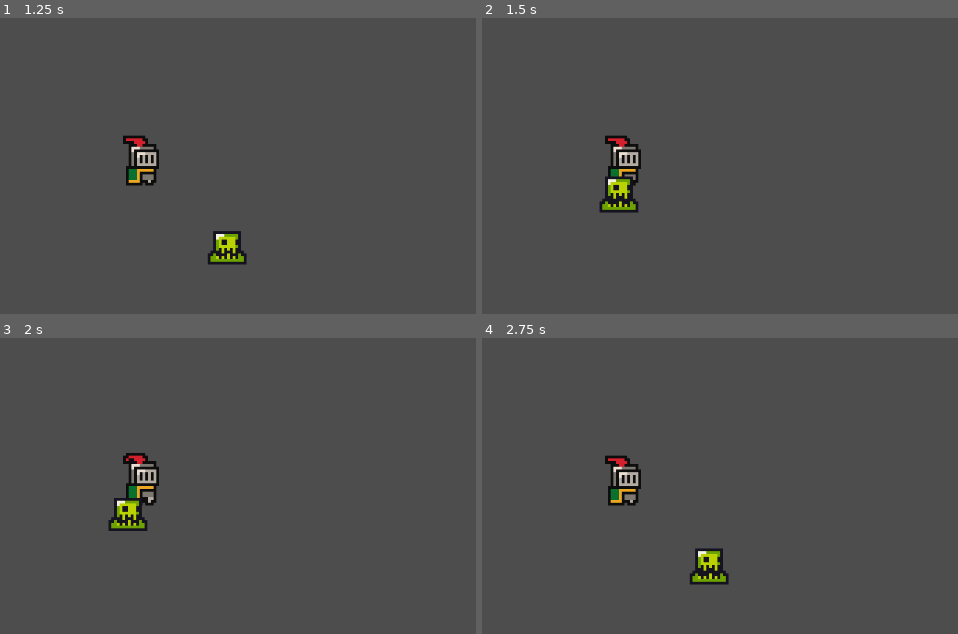
Above: before the commit, frames 1-4 (two rows, left to right).
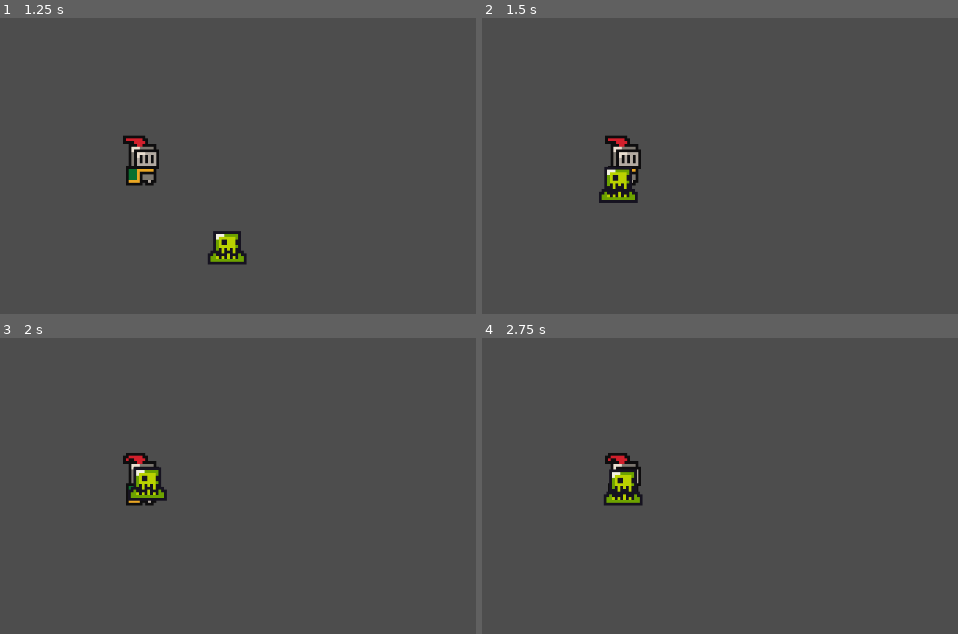
Above: after the commit, the same moments.

Repository: CarlosNegron-prog/disc-connected
Game: Godot game, scene res://scenes/game.tscn
Same seed, same stepped clock (60 frames per second), same inputs: the game is played once before the commit and once after it.
Inputs:
- Up to frame 1 (1.25 s): hold Right (ui_right) from 0.53 s (still down); hold E (Interact, bound only after the commit) from 0.53 s (still down)
- Up to frame 2 (1.5 s): release Right (ui_right) at 1.28 s; release E (Interact, bound only after the commit) at 1.28 s; hold Down (ui_down) from 1.28 s (still down); tap E (Interact, bound only after the commit) at 1.35 s
- Up to frame 3 (2 s): keep holding Down (ui_down)
- Up to frame 4 (2.75 s): release Down (ui_down) at 2.03 s; hold Right (ui_right) from 2.03 s (still down); hold E (Interact, bound only after the commit) from 2.03 s (still down)

Frame 1 is identical in both runs. In frame 2, 0.9% of the frame differs, in the area x 24-33%, y 50-66%; in frame 3, 1.3%; in frame 4, 1.7%, in the area x 25-52%, y 38-84%.

Commit message:
implemented intractable with character

Diff:
--- /dev/null
+++ b/interactable-copy-.tscn
@@ -0,0 +1,8 @@
+[gd_scene format=3 uid="uid://cwb7fre0ec642"]
+
+[ext_resource type="Script" uid="uid://cqy6gdqcdk3ac" path="res://scripts/interactable.gd" id="1_wh154"]
+
+[node name="interactable" type="Area2D" unique_id=1181164422]
+collision_layer = 2
+collision_mask = 0
+script = ExtResource("1_wh154")
--- /dev/null
+++ b/interactions components/interactable.tscn
@@ -0,0 +1,42 @@
+[gd_scene format=3 uid="uid://dlq2sd17q873c"]
+
+[ext_resource type="Script" uid="uid://8sg6wjf3bvlq" path="res://interactions components/interactable_component.gd" id="1_k4nmx"]
+
+[sub_resource type="CircleShape2D" id="CircleShape2D_rtoye"]
+radius = 7.0
+
+[sub_resource type="LabelSettings" id="LabelSettings_k4nmx"]
+font_size = 12
+outline_size = 3
+outline_color = Color(0, 0, 0, 1)
+
+[node name="InteractingComponent" type="Node2D" unique_id=562046181]
+script = ExtResource("1_k4nmx")
+
+[node name="InteractRange" type="Area2D" parent="." unique_id=1278634430]
+collision_layer = 0
+collision_mask = 2
+
+[node name="CollisionShape2D" type="CollisionShape2D" parent="InteractRange" unique_id=227100193]
+shape = SubResource("CircleShape2D_rtoye")
+
+[node name="InteractLabel" type="Label" parent="InteractRange" unique_id=491305367]
+z_index = 10
+anchors_preset = 8
+anchor_left = 0.5
+anchor_top = 0.5
+anchor_right = 0.5
+anchor_bottom = 0.5
+offset_left = -47.5
+offset_top = -69.0
+offset_right = 47.5
+offset_bottom = -46.0
+grow_horizontal = 2
+grow_vertical = 2
+text = "E to Interact"
+label_settings = SubResource("LabelSettings_k4nmx")
+horizontal_alignment = 1
+vertical_alignment = 1
+
+[connection signal="area_entered" from="InteractRange" to="." method="_on_interact_range_area_entered"]
+[connection signal="area_exited" from="InteractRange" to="." method="_on_interact_range_area_exited"]
--- /dev/null
+++ b/interactions components/interactable_component.gd
@@ -0,0 +1,35 @@
+extends Node2D
+@onready var interact_label: Label = $InteractRange/InteractLabel
+var current_interactions:= []
+var can_interact := true
+
+func _input(event: InputEvent) -> void:
+	if event.is_action_pressed("Interact") and can_interact:
+		if current_interactions:
+			can_interact = false
+			interact_label.hide()
+
+			await current_interactions[0].interact.call()
+
+			can_interact = true
+
+
+func _process(_delta: float) -> void:
+	if current_interactions and can_interact:
+		current_interactions.sort_custom(_sort_by_nearest)
+		if current_interactions[0].is_interactable:
+			interact_label.text = current_interactions[0].interact_name
+			interact_label.show()
+	else:
+		interact_label.hide()
+func _sort_by_nearest(area1, area2):
+	var area1_dist = global_position.distance_to(area1.global_position)
+	var area2_dist = global_position.distance_to(area2.global_position)
+	return area1_dist < area2_dist
+
+func _on_interact_range_area_entered(area: Area2D) -> void:
+	current_interactions.push_back(area)
+
+
+func _on_interact_range_area_exited(area: Area2D) -> void:
+	current_interactions.erase(area)
--- a/project.godot
+++ b/project.godot
@@ -15,6 +15,22 @@
 config/features=PackedStringArray("4.6", "Forward Plus")
 config/icon="res://icon.svg"
 
+[input]
+
+Interact={
+"deadzone": 0.2,
+"events": [Object(InputEventKey,"resource_local_to_scene":false,"resource_name":"","device":-1,"window_id":0,"alt_pressed":false,"shift_pressed":false,"ctrl_pressed":false,"meta_pressed":false,"pressed":false,"keycode":0,"physical_keycode":69,"key_label":0,"unicode":101,"location":0,"echo":false,"script":null)
+]
+}
+
+[internationalization]
+
+rendering/layer_2="interactions"
+
+[layer_names]
+
+2d_physics/layer_2="interactions"
+
 [physics]
 
 3d/physics_engine="Jolt Physics"
--- a/scenes/game.tscn
+++ b/scenes/game.tscn
@@ -6,13 +6,17 @@
 
 [node name="Game" type="Node2D" unique_id=353422254]
 
-[node name="Player1" parent="." unique_id=1432727010 instance=ExtResource("1_uwrxv")]
+[node name="TileMapLayers" type="Node2D" parent="." unique_id=2053226367]
+
+[node name="Entities" type="Node2D" parent="." unique_id=1792537579]
+
+[node name="Player1" parent="Entities" unique_id=1432727010 instance=ExtResource("1_uwrxv")]
 position = Vector2(16, 57)
 script = ExtResource("2_yqjtg")
 
-[node name="Camera2D" type="Camera2D" parent="Player1" unique_id=1048469817]
+[node name="Camera2D" type="Camera2D" parent="Entities/Player1" unique_id=1048469817]
 zoom = Vector2(4, 4)
 position_smoothing_speed = 9.0
 
-[node name="Triangle" parent="." unique_id=1598586541 instance=ExtResource("3_lnu2h")]
+[node name="Triangle" parent="Entities" unique_id=1598586541 instance=ExtResource("3_lnu2h")]
 position = Vector2(127, 96)
--- a/scenes/player1.tscn
+++ b/scenes/player1.tscn
@@ -1,6 +1,7 @@
 [gd_scene format=3 uid="uid://b2tghi52rh2ej"]
 
 [ext_resource type="Texture2D" uid="uid://ddrjvqcch6nm6" path="res://sprites/knight.png" id="1_igli2"]
+[ext_resource type="PackedScene" uid="uid://dlq2sd17q873c" path="res://interactions components/interactable.tscn" id="2_qir2g"]
 
 [sub_resource type="AtlasTexture" id="AtlasTexture_qir2g"]
 atlas = ExtResource("1_igli2")
@@ -54,3 +55,5 @@
 [node name="CollisionShape2D" type="CollisionShape2D" parent="." unique_id=2095837546]
 position = Vector2(0, -5)
 shape = SubResource("CircleShape2D_igli2")
+
+[node name="InteractingComponent" parent="." unique_id=562046181 instance=ExtResource("2_qir2g")]
--- /dev/null
+++ b/scripts/interactable.gd
@@ -0,0 +1,7 @@
+extends Area2D
+
+@export var interact_name: String = ""
+@export var is_interactable: bool = true
+
+var interact: Callable = func():
+	pass
--- a/scripts/kill_zone.gd
+++ /dev/null
@@ -1,11 +0,0 @@
-extends Area2D
-
-@onready var timer: Timer = $Timer
-
-func _on_body_entered(body: Node2D) -> void:
-	print("Loser")
-	timer.start()
-
-
-func _on_timer_timeout() -> void:
-	get_tree().reload_current_scene()
Not shown, added: interactions components/interactable_component.gd.uid
Not shown, added: scripts/interactable.gd.uid
Not shown, removed: scripts/kill_zone.gd.uid
